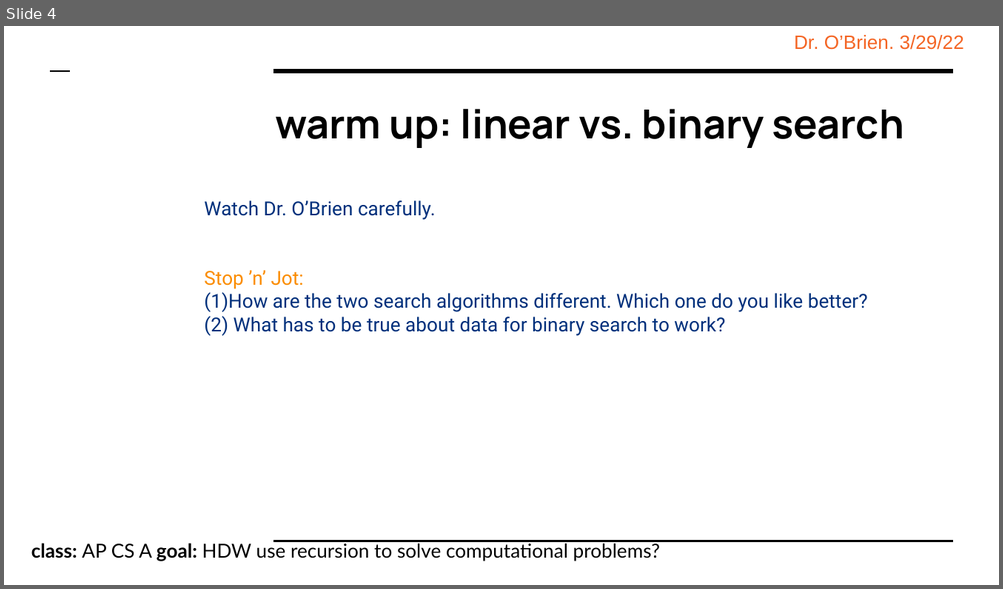
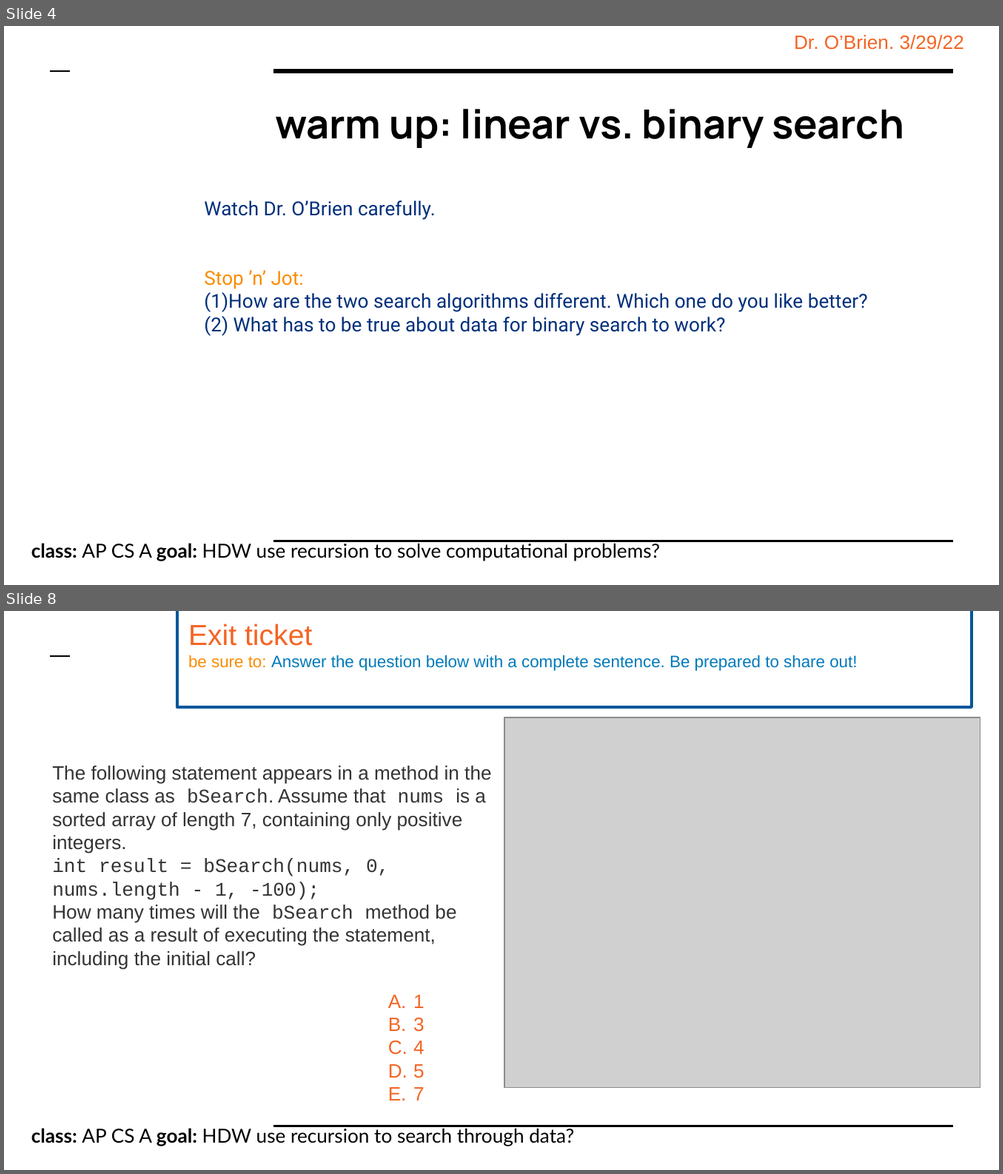
Before and after one commit to cobrien87/work, a slide deck: old/apcsa_8_4.pptx. Shown one above the other, each under a label of ours: slide 4 before the commit, slides 4 and 8 after it; the slides between them are not shown. The pictures are 1003x589 and 1003x1174 pixels, drawn with LibreOffice and Linux fonts; fonts in the diff are those of the drawing; grey boxes stand for pictures; background and template pictures are left out. Boxes give left, top, right and bottom in pixels: in the first picture for what was removed or moved away, otherwise in the second. Text is boxed around its words. In the diff, an @@ line names an element or a change of style, - is before the commit and + after.

```diff
--- a/old/apcsa_8_4.pptx
+++ b/old/apcsa_8_4.pptx
@@ slide 8 added at <box>4,611,999,1170</box>, background #FFFFFF; not listed: 2 template elements that a slide beside it also shows @@
@@ rectangle added at <box>177,611,972,707</box>, fill #FFFFFF, outline #01579B 2 pt @@
@@ text added at <box>188,624,856,671</box>, 12 pt, text #007ABA @@
+Exit ticket
+be sure to: Answer the question below with a complete sentence. Be prepared to share out!
@@ picture added at <box>504,718,979,1088</box> @@
@@ text added at <box>52,766,491,970</box>, 14 pt, text #333333 @@
+The following statement appears in a method in the same class as bSearch. Assume that nums is a sorted array of length 7, containing only positive integers.
+int result = bSearch(nums, 0, nums.length - 1, -100);
+How many times will the bSearch method be called as a result of executing the statement, including the initial call?
@@ text added at <box>413,995,424,1101</box>, 14 pt, text #F46524 @@
+A. 1
+B. 3
+C. 4
+D. 5
+E. 7
@@ text added at <box>31,1127,574,1147</box>, 14 pt, text #000000 @@
+class: AP CS A goal: HDW use recursion to search through data?
```
Also in this commit, not shown: 6 slides changed, 1 slide removed, 12 other files.
